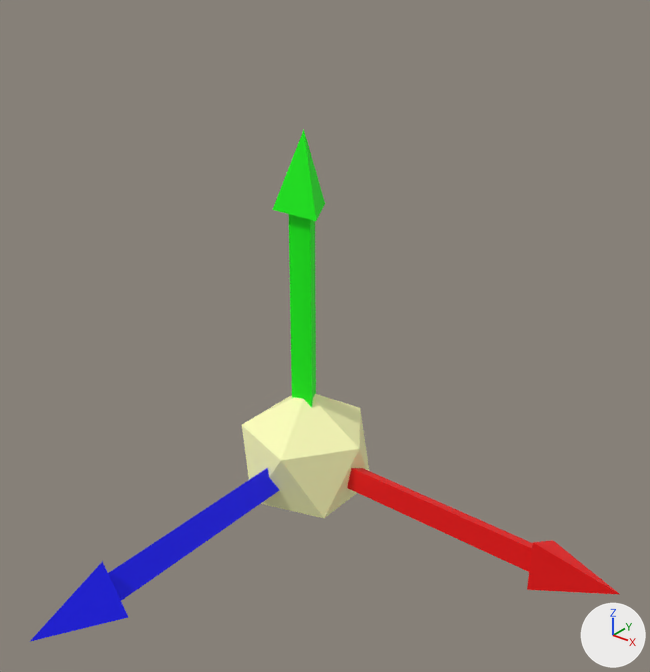
The OBJ model model/controlPoint2.obj: old version first, new version second.
Rendered twice from a 50 mm lens placed at (17.0, -20.2, 17.3), pointed at (3.4, -3.3, 6.8). Every picture has the same lights, and +X, +Y and +Z are marked at lower right. Where no turn or scale is listed for an object, it has been applied to the vertices. Vertices at the same position are counted once.

Names of what the first picture shows: 'controlPoint2'.
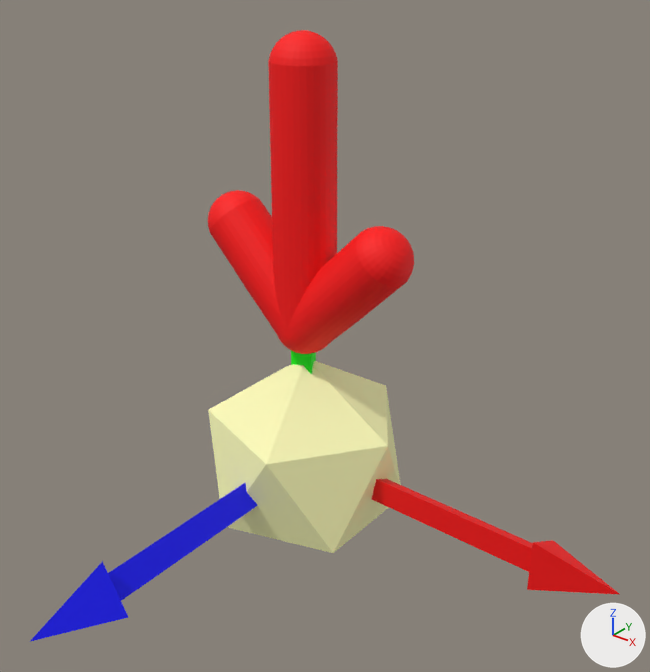
What differs and where, as boxes [x1, y1, x2, y2] in the pictures (650 x 672 px):
'controlPoint2', reshaped: before [31, 130, 620, 641]; after [31, 350, 620, 641]
'Sphere', added (red): after [268, 30, 338, 354]
'Sphere.001', added (red): after [277, 226, 414, 354]
'Sphere.002', added (red): after [208, 190, 327, 354]
part 1 of me_controlpoint2, added (beige): after [208, 361, 401, 553]
part 2 of me_controlpoint2, deleted (beige): before [242, 394, 369, 518]

Edits to the bpy script that builds the scene:
```text
Change me_controlpoint2:
    where me_controlpoint2.from_pydata(...)  # 41 vertices, 56 faces; spans x -2.24..11.25, y -11.25..2.13, z -2.5..11.25
    used by ob_controlpoint2; location = (0.0, 0.0, 0.0)
    me_controlpoint2 part 1: a new loose piece, an icosphere of 20 faces spanning x -3.35..3.35, y -3.19..3.19, z -3.75..3.75, in mat_gray (beige #ffffbc)
    me_controlpoint2 part 2: the loose piece of 12 vertices spanning x -2.24..2.24, y -2.13..2.13, z -2.5..2.5 is deleted
Add me_sphere_002:
    me_sphere_002.from_pydata(...)  # 482 vertices, 960 faces; spans x -3.82..1.01, y -1.0..1.0, z 4.01..8.84
    me_sphere_002.materials.append(mat_red)  # red #ff0000
Add me_sphere_001:
    me_sphere_001.from_pydata(...)  # 482 vertices, 960 faces; spans x -1.0..3.83, y -1.0..1.0, z 4.0..8.83
    me_sphere_001.materials.append(mat_red)  # red #ff0000
Add me_sphere:
    me_sphere.from_pydata(...)  # 482 vertices, 960 faces; spans x -1.0..1.0, y -1.0..1.0, z 4.0..14.0
    me_sphere.materials.append(mat_red)  # red #ff0000
Add ob_sphere_002:
    ob_sphere_002 = bpy.data.objects.new('Sphere.002', me_sphere_002)
    ob_sphere_002.location = (0.0, 0.0, 0.0)
Add ob_sphere_001:
    ob_sphere_001 = bpy.data.objects.new('Sphere.001', me_sphere_001)
    ob_sphere_001.location = (0.0, 0.0, 0.0)
Add ob_sphere:
    ob_sphere = bpy.data.objects.new('Sphere', me_sphere)
    ob_sphere.location = (0.0, 0.0, 0.0)
```
